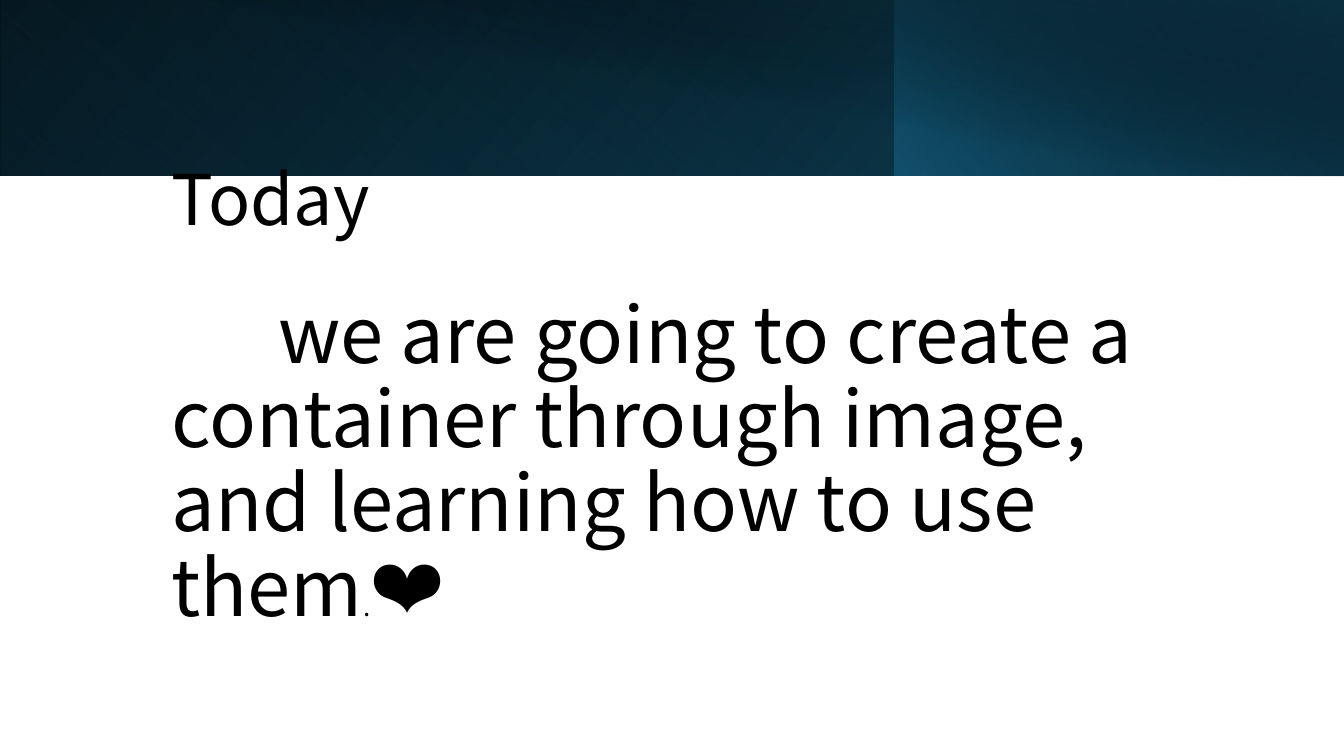
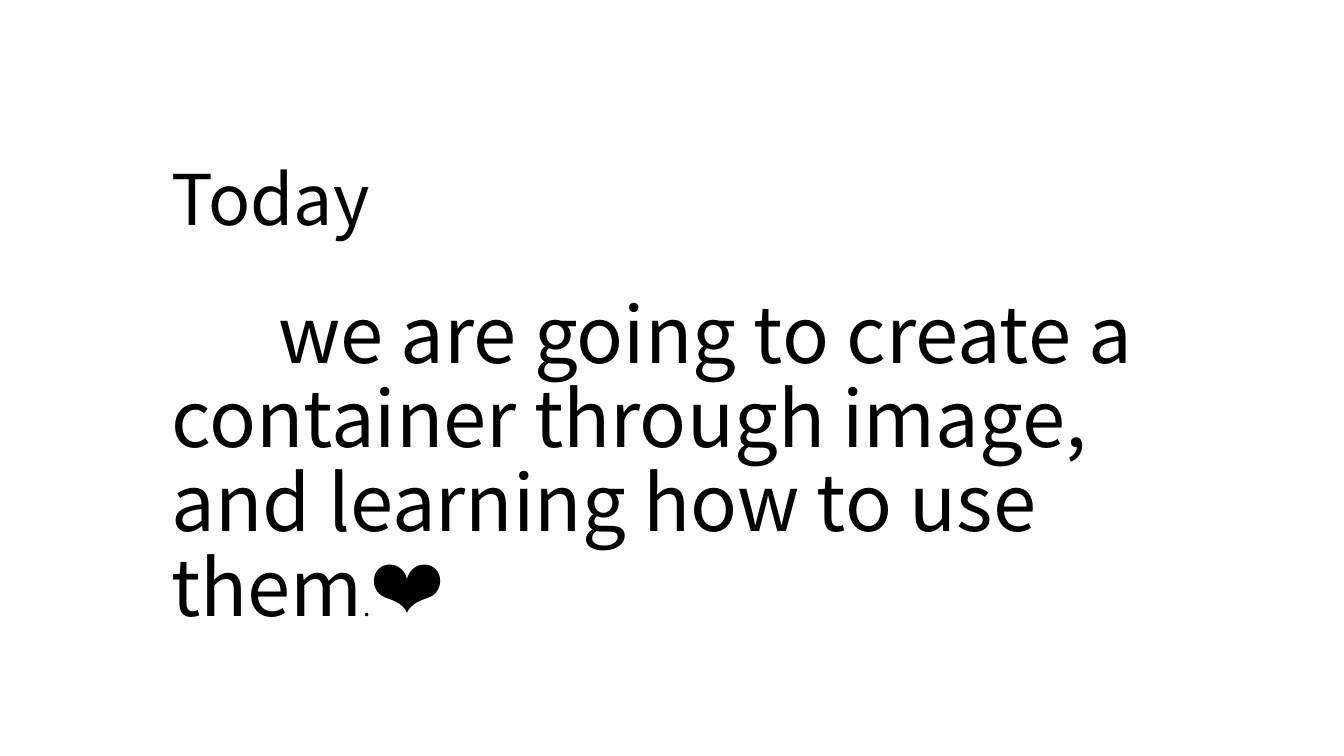
Before and after one commit to CompPsyUnion/2526-weekly-session, a slide deck: slide 7 of Contents/Docker/slide/Docker演示.pptx (slide 6 before the commit). Drawn at 1344x756 pixels with LibreOffice and Linux fonts; fonts in the diff are those of the drawing. Boxes give left, top, right and bottom in pixels: in the first picture for what was removed or moved away, otherwise in the second. Text is boxed around its words. In the diff, an @@ line names an element or a change of style, - is before the commit and + after.

```diff
--- a/Contents/Docker/slide/Docker演示.pptx
+++ b/Contents/Docker/slide/Docker演示.pptx
@@ rectangle removed at (0,0,1344,175) @@
@@ rectangle removed at (0,0,895,175) @@
@@ rectangle removed at (50,0,1344,176) @@
@@ rectangle removed at (894,0,1344,175) @@
```
Also in this commit, not shown: 16 other slides changed, 10 slides added.
